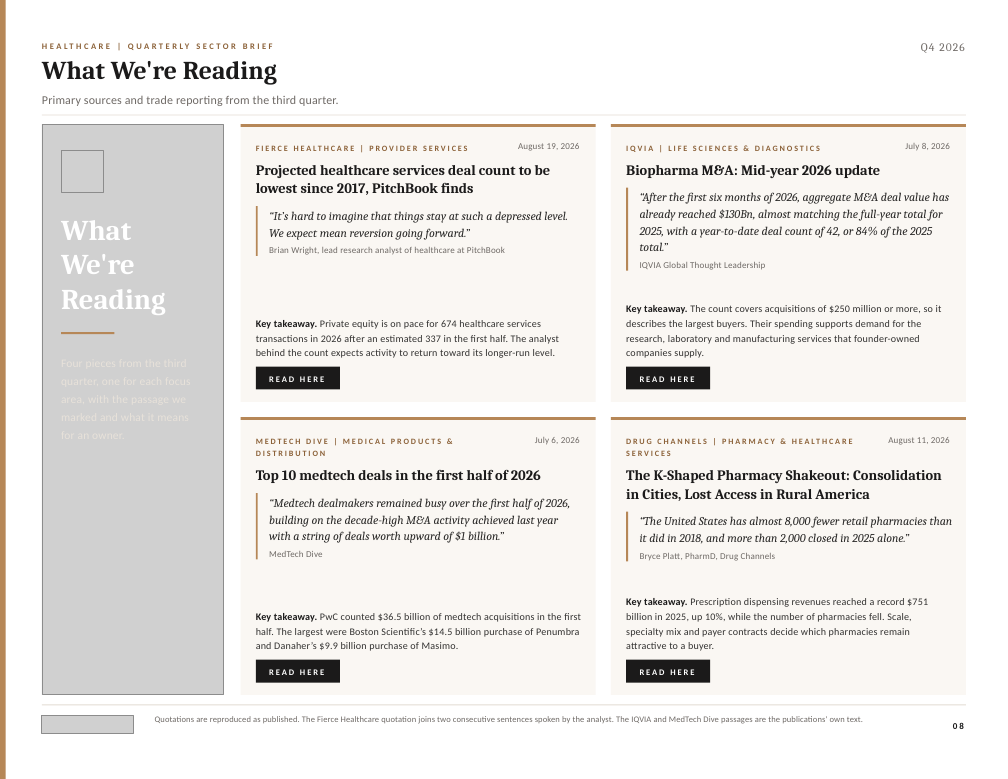
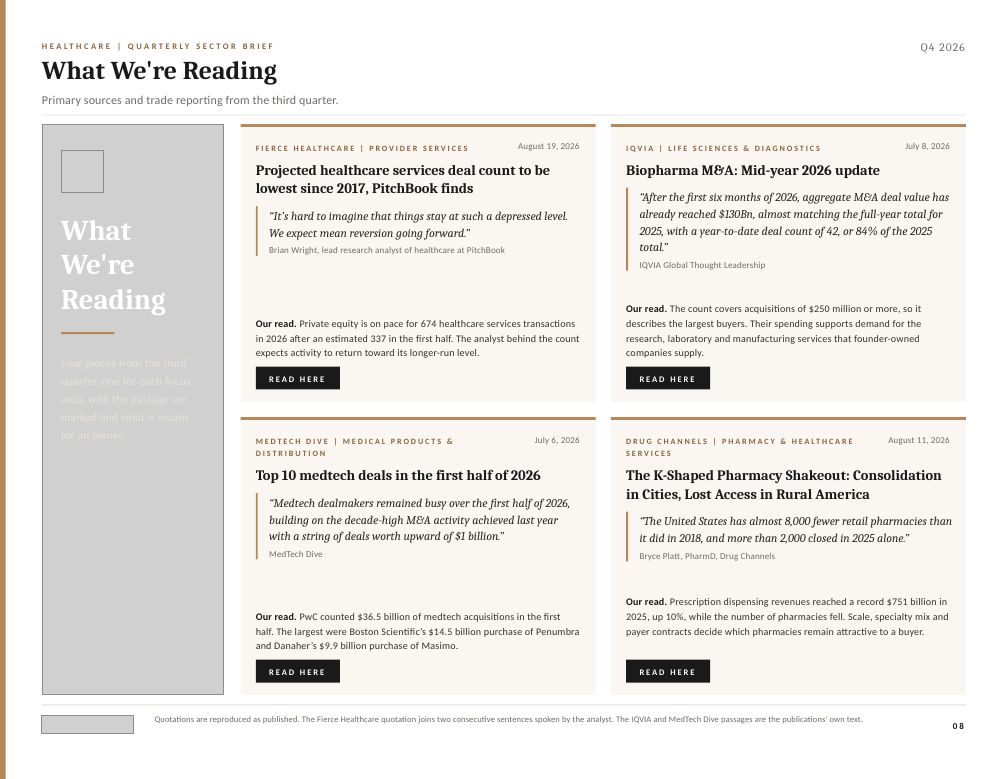
Before and after one commit to jp-hardin/about, a slide deck: slide 8 of mid-market-practice/_build/reports/healthcare-q4-2026/brief.pptx. Drawn at 1008x779 pixels with LibreOffice and Linux fonts; fonts in the diff are those of the drawing; grey boxes stand for pictures. Boxes give left, top, right and bottom in pixels: in the first picture for what was removed or moved away, otherwise in the second. Text is boxed around its words. In the diff, an @@ line names an element or a change of style, - is before the commit and + after.

```diff
--- a/mid-market-practice/_build/reports/healthcare-q4-2026/brief.pptx
+++ b/mid-market-practice/_build/reports/healthcare-q4-2026/brief.pptx
@@ text at <box>256,320,580,358</box>: text changed @@
-Key takeaway. Private equity is on pace for 674 healthcare services transactions in 2026 after an estimated 337 in the first half. The analyst behind the count expects activity to return toward its longer-run level.
+Our read. Private equity is on pace for 674 healthcare services transactions in 2026 after an estimated 337 in the first half. The analyst behind the count expects activity to return toward its longer-run level.
@@ text at <box>626,305,921,358</box>: text changed @@
-Key takeaway. The count covers acquisitions of $250 million or more, so it describes the largest buyers. Their spending supports demand for the research, laboratory and manufacturing services that founder-owned companies supply.
+Our read. The count covers acquisitions of $250 million or more, so it describes the largest buyers. Their spending supports demand for the research, laboratory and manufacturing services that founder-owned companies supply.
@@ text at <box>626,598,949,637</box>: text changed @@
-Key takeaway. Prescription dispensing revenues reached a record $751 billion in 2025, up 10%, while the number of pharmacies fell. Scale, specialty mix and payer contracts decide which pharmacies remain attractive to a buyer.
+Our read. Prescription dispensing revenues reached a record $751 billion in 2025, up 10%, while the number of pharmacies fell. Scale, specialty mix and payer contracts decide which pharmacies remain attractive to a buyer.
@@ text at <box>256,613,579,651</box>: text changed @@
-Key takeaway. PwC counted $36.5 billion of medtech acquisitions in the first half. The largest were Boston Scientific’s $14.5 billion purchase of Penumbra and Danaher’s $9.9 billion purchase of Masimo.
+Our read. PwC counted $36.5 billion of medtech acquisitions in the first half. The largest were Boston Scientific’s $14.5 billion purchase of Penumbra and Danaher’s $9.9 billion purchase of Masimo.
```
Also in this commit, not shown: 6 other slides changed, 19 other files.
